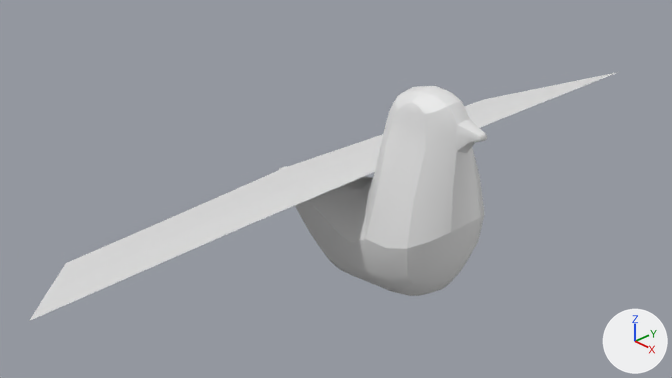
The Blender file Assets/Raw/pigeon.blend, before and after one commit.
Both versions are drawn from the file's camera 'Camera'. Arrows for +X, +Y and +Z are at lower right; the lights stay in place.

The older version as bpy lines, for what is in view:
```python
me_cube_001 = bpy.data.meshes.new('Cube.001')
me_cube_001.from_pydata(...)  # 78 vertices, 77 faces; spans x -1.08..2.23, y -0.92..0.92, z -1.02..1.67
me_cube_001.polygons.foreach_set('use_smooth', [True] * 77)
me_cube_002 = bpy.data.meshes.new('Cube.002')
me_cube_002.from_pydata(...)  # 50 vertices, 50 faces; spans x -0.93..1.07, y -4.42..4.42, z -0.4..0.33
ob_cube = bpy.data.objects.new('Cube', me_cube_001)
ob_cube.location = (0.0, 0.0, 0.0)
_m = ob_cube.modifiers.new('Subdivision', 'SUBSURF')
_m.render_levels = 1
ob_cube_001 = bpy.data.objects.new('Cube.001', me_cube_002)
ob_cube_001.location = (0.0, 0.0, 0.303)
```
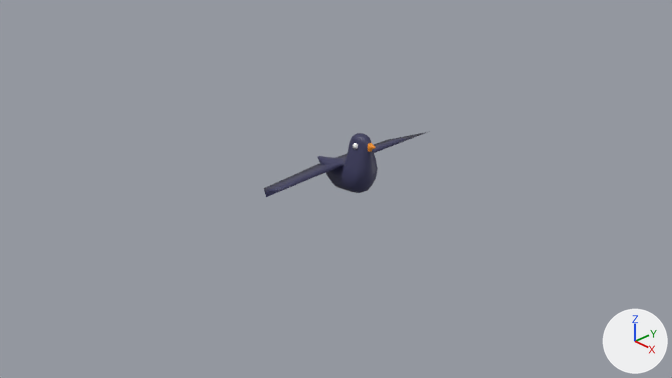
What the commit changed:
Picture 't_Map.png' (img_t_map_png) is new.
Material 'Material.001' (mat_material_001) is new.
Its texture is img_t_map_png.
me_cube_002 is used by ob_cube_001; location (0.0, 0.0, 0.303).
me_cube_002 had 50 vertices, 50 faces and spanned x -0.93..1.07, y -4.42..4.42, z -0.4..0.33.
me_cube_002 now has 476 vertices, 486 faces and spans x -1.04..2.2, y -4.42..4.42, z -0.98..1.62.
me_cube_002 part 1: a new loose piece of 374 vertices spanning x -1.04..2.2, y -0.69..0.69, z -0.98..1.62, in mat_material_001 (picture img_t_map_png).
me_cube_002 part 2: 50 faces spanning x -0.93..1.07, y -4.42..4.42, z -0.4..0.33 switch from no material to mat_material_001 (picture img_t_map_png).
Object 'Cube' (ob_cube) is deleted.
Object 'Cube.001' (ob_cube_001) is rescaled from (1.0, 1.0, 1.0) to (0.3, 0.3, 0.3).

Where the change shows, as pixel boxes [x1, y1, x2, y2] in the pictures (672 x 378 px):
'Cube', deleted
    before: [279, 86, 487, 296]
'Cube.001', reshaped, rescaled (72% narrower, 74% shorter)
    before: [29, 72, 618, 321]
    after: [264, 132, 427, 197]
part 1 of me_cube_002, added (blue)
    after: [318, 133, 378, 193]
part 2 of me_cube_002, recoloured
    before: [29, 72, 618, 321]
    after: [264, 132, 427, 197]
